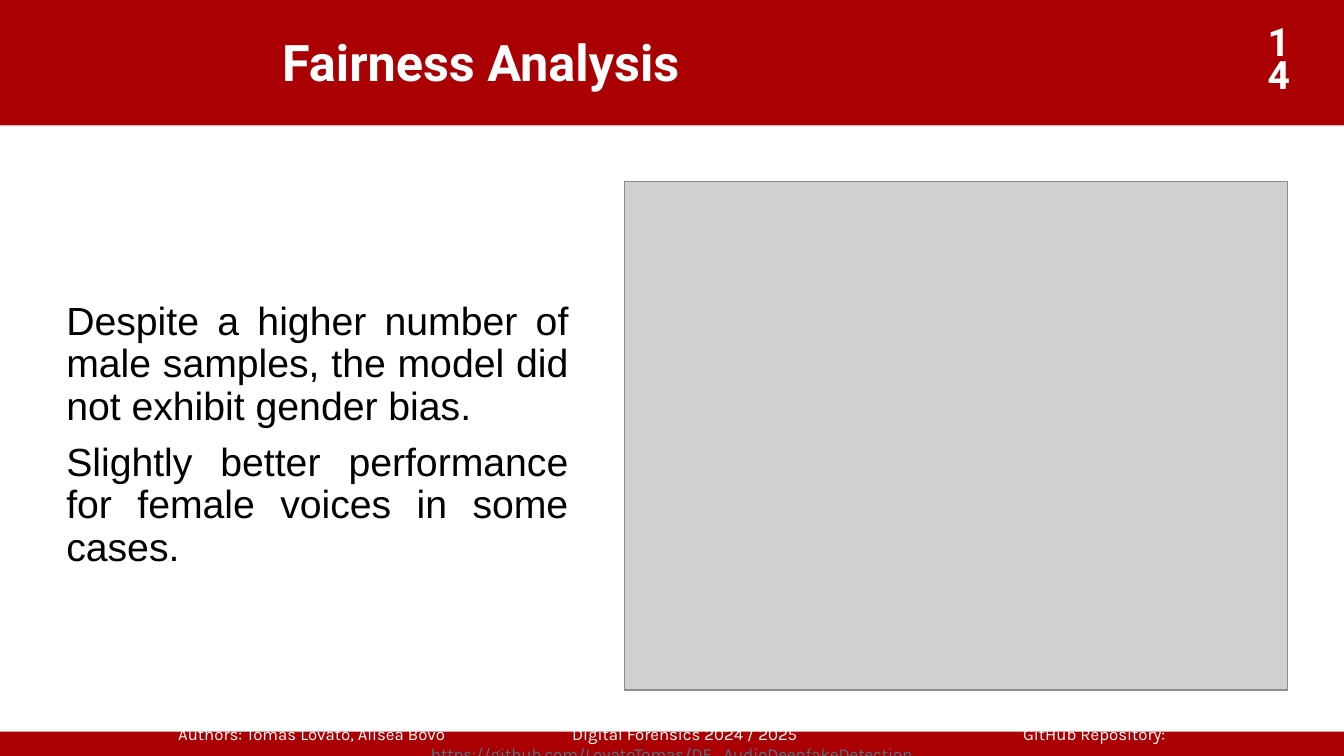
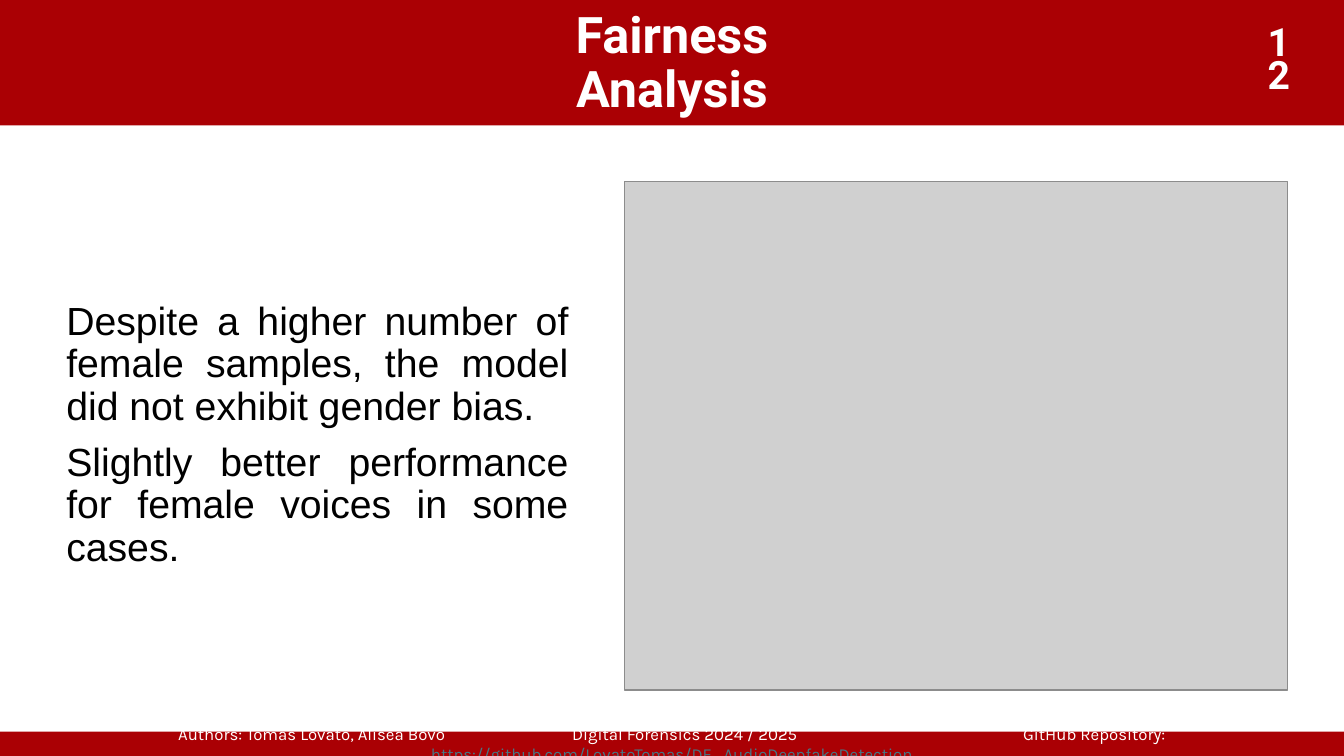
Before and after one commit to LovatoTomas/DF_AudioDeepfakeDetection, a slide deck: slide 12 of DeepFake_Audio_Detection.pptx (slide 14 before the commit). Drawn at 1344x756 pixels with LibreOffice and Linux fonts; fonts in the diff are those of the drawing; grey boxes stand for pictures; background and template pictures are left out. Boxes give left, top, right and bottom in pixels: in the first picture for what was removed or moved away, otherwise in the second. Text is boxed around its words. In the diff, an @@ line names an element or a change of style, - is before the commit and + after.

```diff
--- a/DeepFake_Audio_Detection.pptx
+++ b/DeepFake_Audio_Detection.pptx
@@ title "Fairness Analysis": place and size @@
-title "Fairness Analysis" at (282, 43, 679, 92)
+title "Fairness Analysis" at (576, 15, 769, 118)
@@ title "Fairness Analysis" at (576, 15, 769, 118): alignment left to centre @@
@@ page number at (1250, 30, 1309, 96): text changed @@
-14
+12
@@ text at (66, 306, 569, 428): text changed @@
-Despite a higher number of male samples, the model did not exhibit gender bias.
+Despite a higher number of female samples, the model did not exhibit gender bias.
```
Also in this commit, not shown: 14 other slides changed, 3 slides removed, 2 other files.
